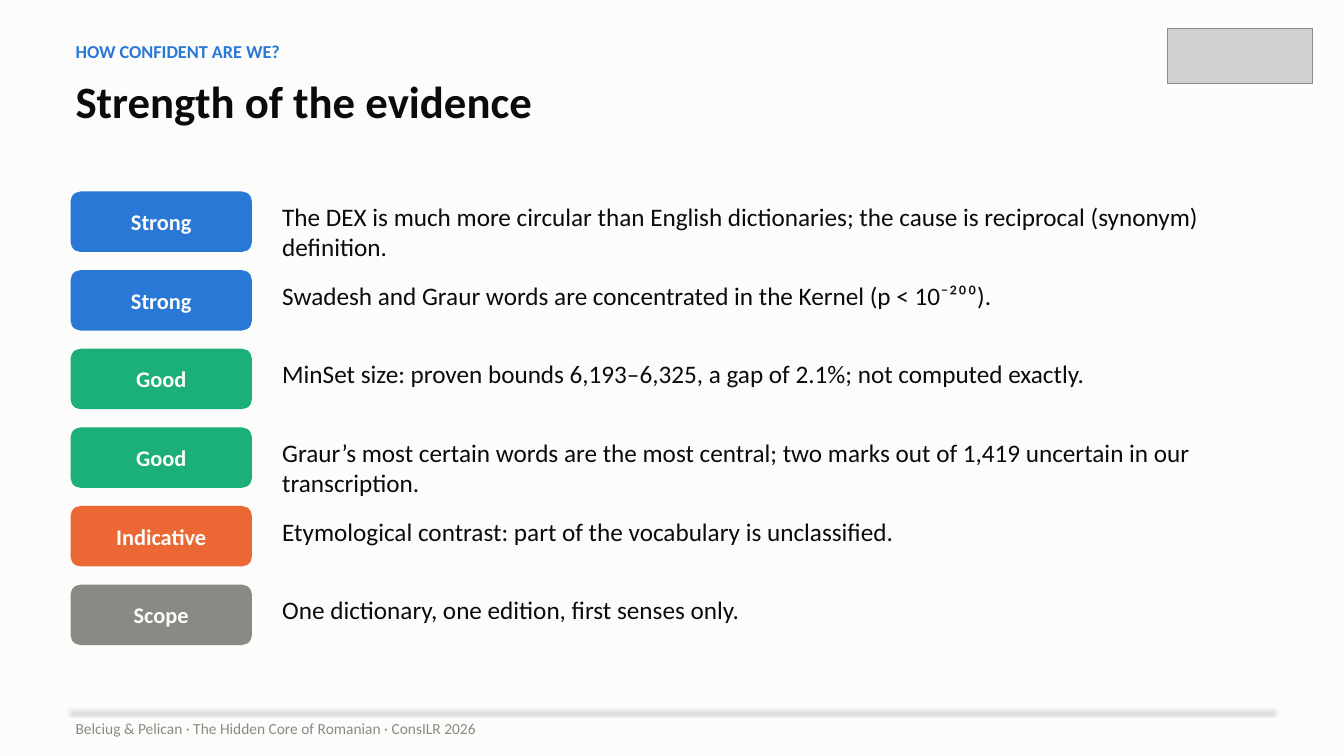
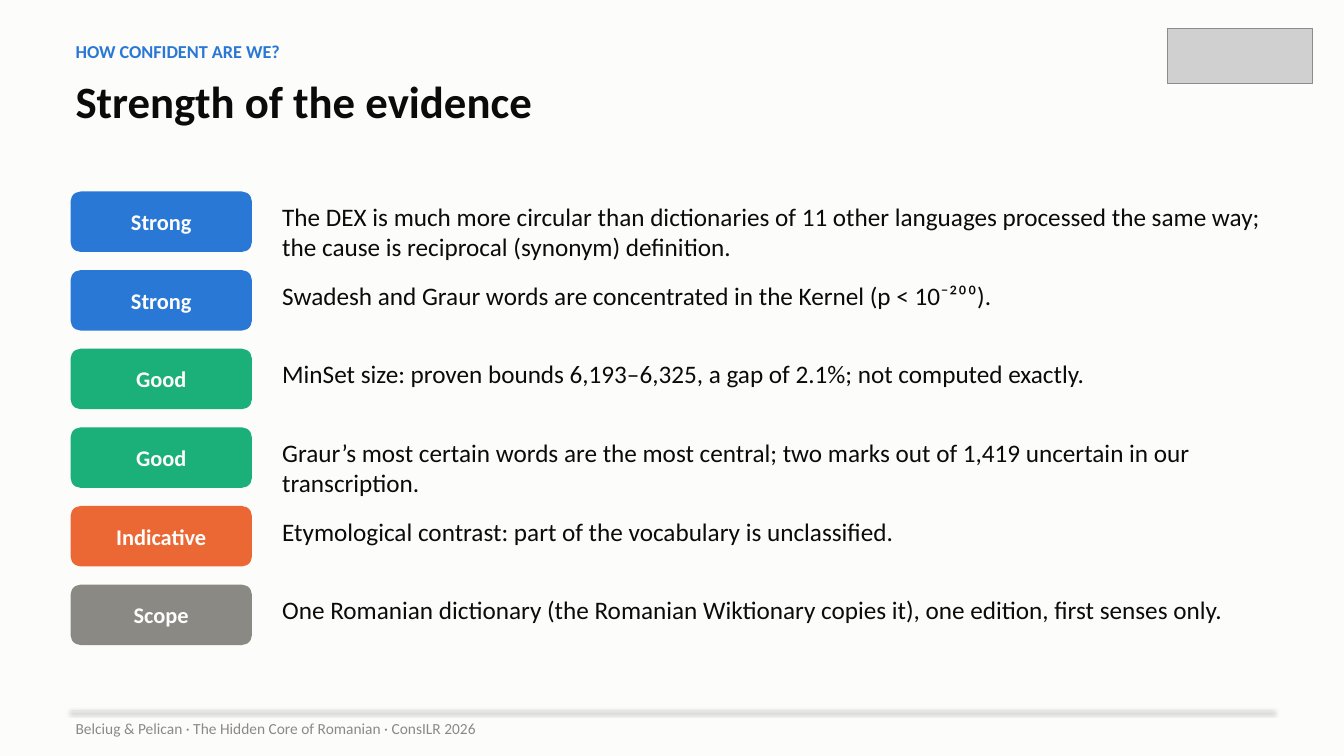
Before and after one commit to ovladon/hidden-core-romanian, a slide deck: slide 14 of slides/HiddenCore_ConsILR2026.pptx. Drawn at 1344x756 pixels with LibreOffice and Linux fonts; fonts in the diff are those of the drawing; grey boxes stand for pictures. Boxes give left, top, right and bottom in pixels: in the first picture for what was removed or moved away, otherwise in the second. Text is boxed around its words. In the diff, an @@ line names an element or a change of style, - is before the commit and + after.

```diff
--- a/slides/HiddenCore_ConsILR2026.pptx
+++ b/slides/HiddenCore_ConsILR2026.pptx
@@ text at box(282, 208, 1259, 260): text changed @@
-The DEX is much more circular than English dictionaries; the cause is reciprocal (synonym) definition.
+The DEX is much more circular than dictionaries of 11 other languages processed the same way; the cause is reciprocal (synonym) definition.
@@ text at box(282, 600, 1221, 623): text changed @@
-One dictionary, one edition, first senses only.
+One Romanian dictionary (the Romanian Wiktionary copies it), one edition, first senses only.
```
Also in this commit, not shown: 9 other slides changed, 37 other files.
